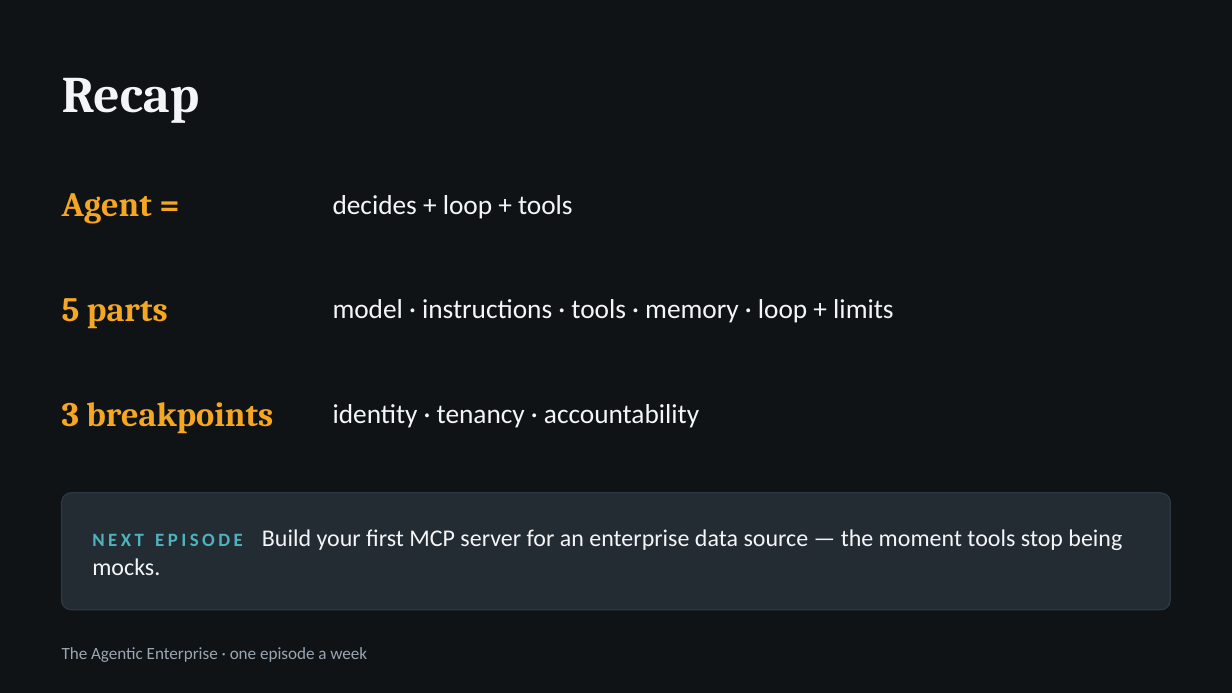
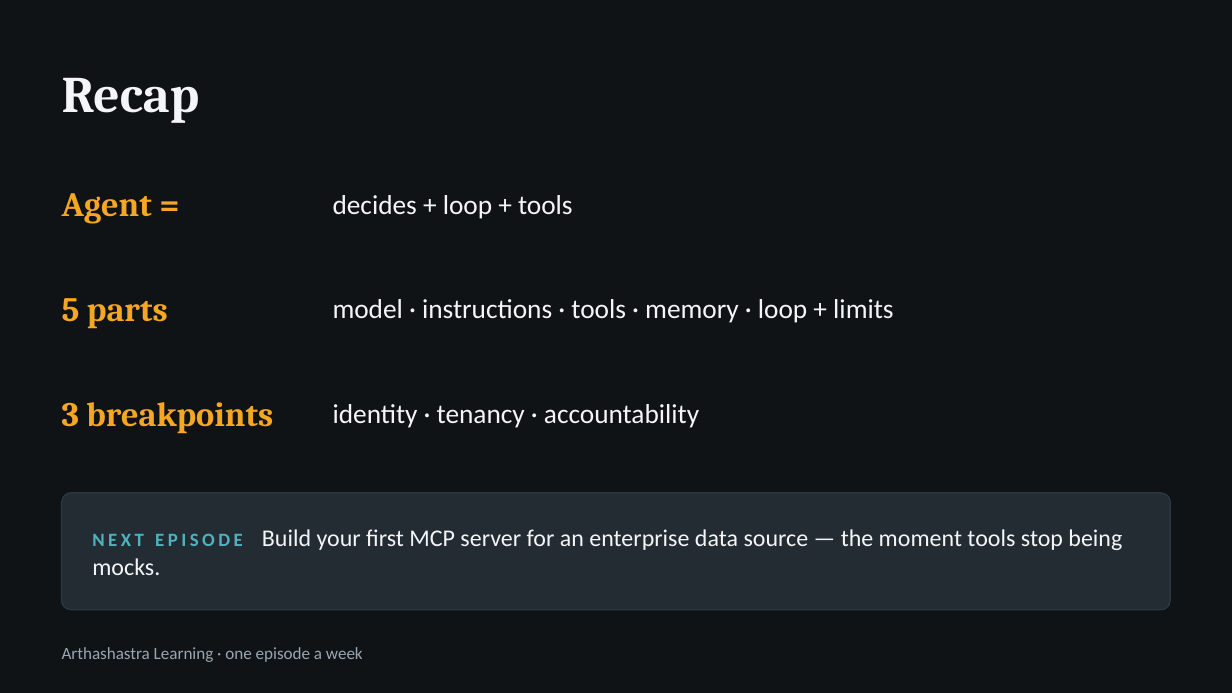
Before and after one commit to harsha47ai/agentic-ai, a slide deck: slide 13 of 01-what-is-an-agent/slides/ep01-what-is-an-agent.pptx. Drawn at 1232x693 pixels with LibreOffice and Linux fonts; fonts in the diff are those of the drawing. Boxes give left, top, right and bottom in pixels: in the first picture for what was removed or moved away, otherwise in the second. Text is boxed around its words. In the diff, an @@ line names an element or a change of style, - is before the commit and + after.

Commit message:
Rebrand to Arthashastra Learning

```diff
--- a/01-what-is-an-agent/slides/ep01-what-is-an-agent.pptx
+++ b/01-what-is-an-agent/slides/ep01-what-is-an-agent.pptx
@@ text at <box>62,647,363,662</box>: text changed @@
-The Agentic Enterprise · one episode a week
+Arthashastra Learning · one episode a week
```
Also in this commit, not shown: 7 other slides changed, 2 other files.
